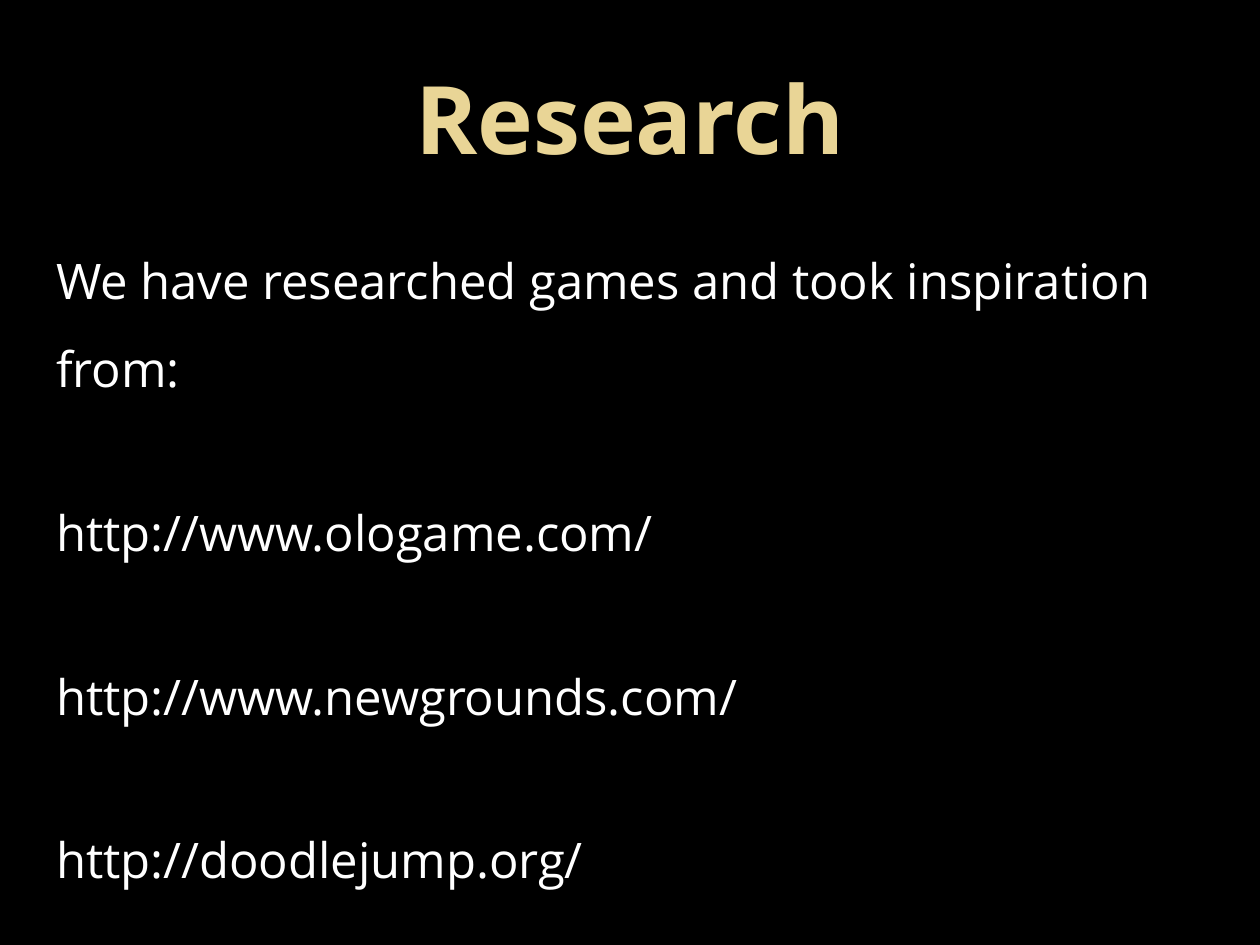
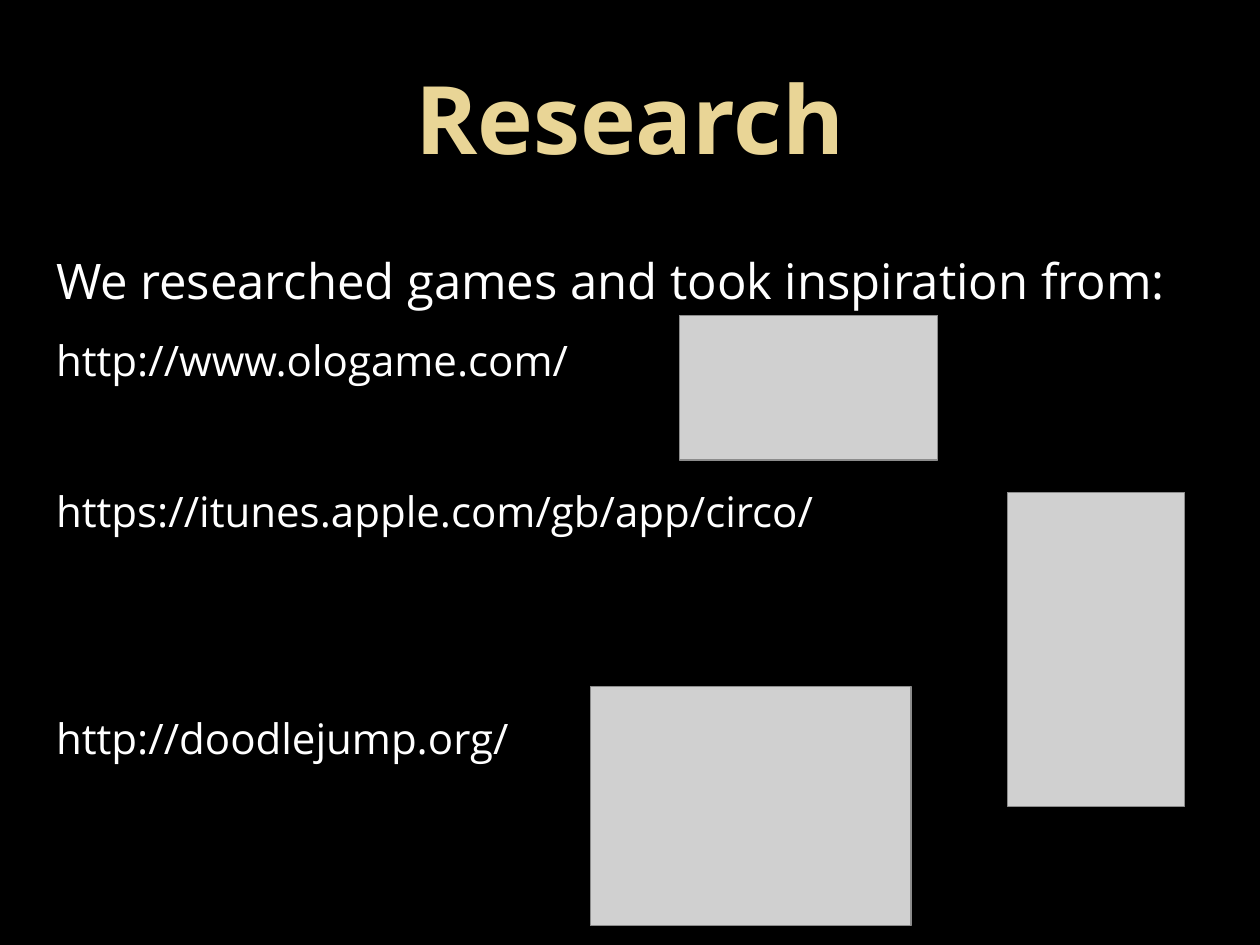
Before and after one commit to UoSGamesGroups/second-semester-level-4-5-s2-group-13, a slide deck: slide 4 of Group 13 Powerpoint presentation2.pptx (slide 5 before the commit). Drawn at 1260x945 pixels with LibreOffice and Linux fonts; fonts in the diff are those of the drawing; grey boxes stand for pictures. Boxes give left, top, right and bottom in pixels: in the first picture for what was removed or moved away, otherwise in the second. Text is boxed around its words. In the diff, an @@ line names an element or a change of style, - is before the commit and + after.

Commit message:
Final presentation
This presentation includes stats, video, research.

```diff
--- a/Group 13 Powerpoint presentation2.pptx
+++ b/Group 13 Powerpoint presentation2.pptx
@@ text at [56, 261, 1165, 311]: text changed @@
-We have researched games and took inspiration from:
+We researched games and took inspiration from:
@@ picture added at [679, 315, 937, 460] @@
@@ text at [56, 344, 568, 764]: size 28 to 24 pt in "http://www.ologame.com/", "http://doodlejump.org/" @@
@@ text at [56, 495, 813, 537]: text changed; size 28 to 24 pt @@
-http://www.newgrounds.com/
+https://itunes.apple.com/gb/app/circo/
@@ picture added at [1008, 493, 1184, 806] @@
@@ picture added at [591, 687, 912, 926] @@
```
Also in this commit, not shown: 3 other slides changed, 1 slide added, 1 slide removed.
